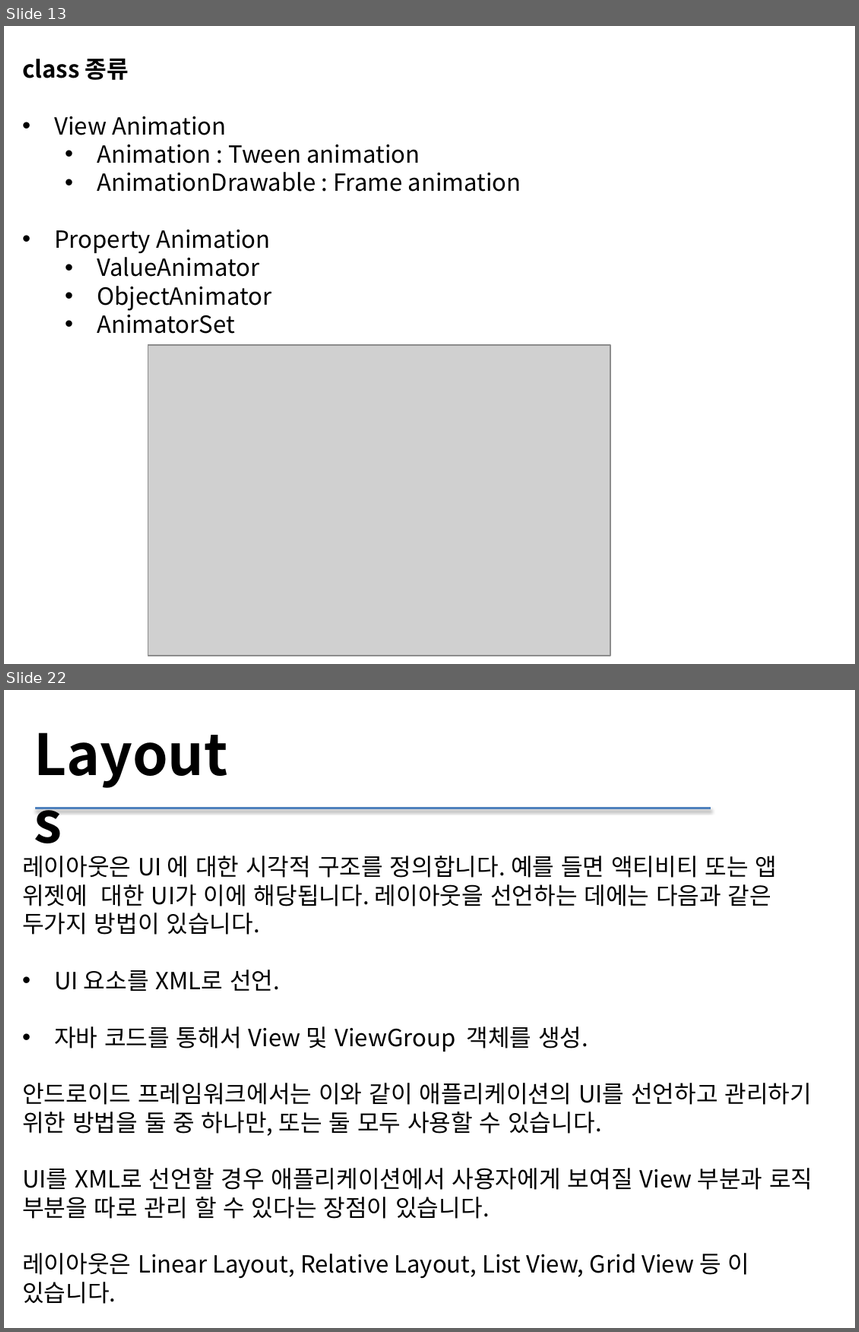
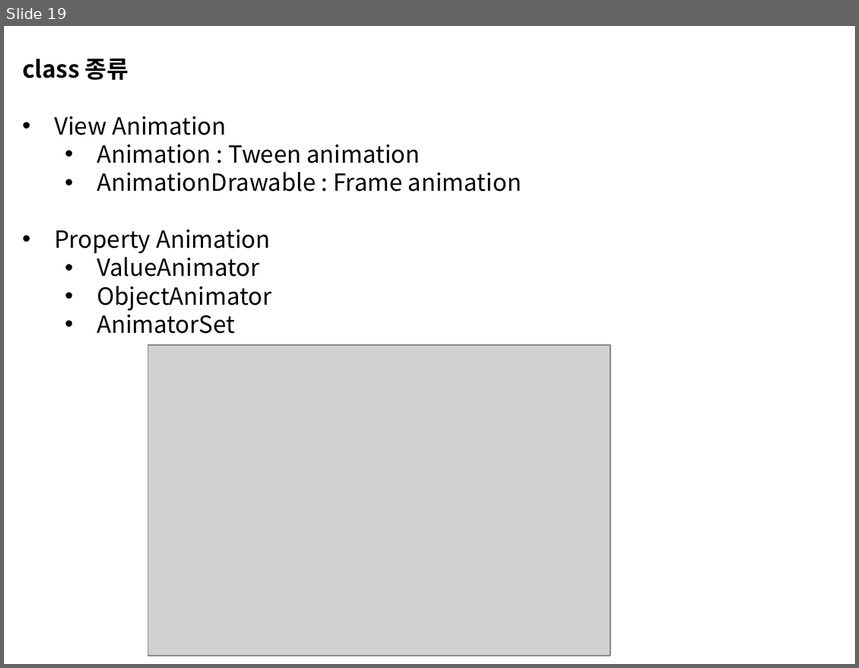
Before and after one commit to sc545/Beacon, a slide deck: 안드로이드 UI.pptx. Shown one above the other, each under a label of ours: slides 13 and 22 before the commit, slide 19 after it; the slides between them are not shown. The pictures are 859x1332 and 859x668 pixels, drawn with LibreOffice and Linux fonts; fonts in the diff are those of the drawing; grey boxes stand for pictures. Boxes give left, top, right and bottom in pixels: in the first picture for what was removed or moved away, otherwise in the second. Text is boxed around its words. In the diff, an @@ line names an element or a change of style, - is before the commit and + after.

```diff
--- a/안드로이드 UI.pptx
+++ b/안드로이드 UI.pptx
@@ slide 22 removed at (x1=4, y1=690, x2=855, y2=1328), background #FFFFFF @@
@@ text removed at (x1=25, y1=714, x2=252, y2=792) @@
-Layouts
@@ line removed from (35, 809) to (712, 809) @@
@@ text removed at (x1=22, y1=856, x2=813, y2=1304) @@
-레이아웃은 UI 에 대한 시각적 구조를 정의합니다. 예를 들면 액티비티 또는 앱 위젯에 대한 UI가 이에 해당됩니다. 레이아웃을 선언하는 데에는 다음과 같은 두가지 방법이 있습니다.
-• UI 요소를 XML로 선언.
-• 자바 코드를 통해서 View 및 ViewGroup 객체를 생성.
-안드로이드 프레임워크에서는 이와 같이 애플리케이션의 UI를 선언하고 관리하기 위한 방법을 둘 중 하나만, 또는 둘 모두 사용할 수 있습니다.
-UI를 XML로 선언할 경우 애플리케이션에서 사용자에게 보여질 View 부분과 로직 부분을 따로 관리 할 수 있다는 장점이 있습니다.
-레이아웃은 Linear Layout, Relative Layout, List View, Grid View 등 이 있습니다.
@@ what was slide 13 is now slide 19 @@
```
Also in this commit, not shown: 8 slides changed, 6 slides added, 16 other slides removed, 17 other files.
